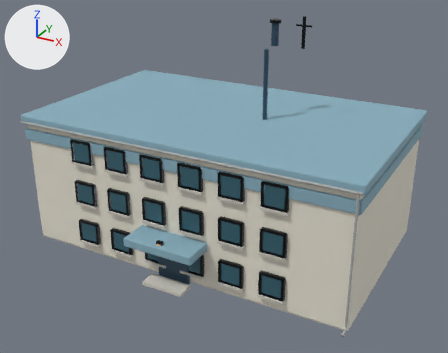
An edit to the glTF model assets/models/realistic/CIV_POLICE_3x2_002.glb, drawn before and after from the same camera.
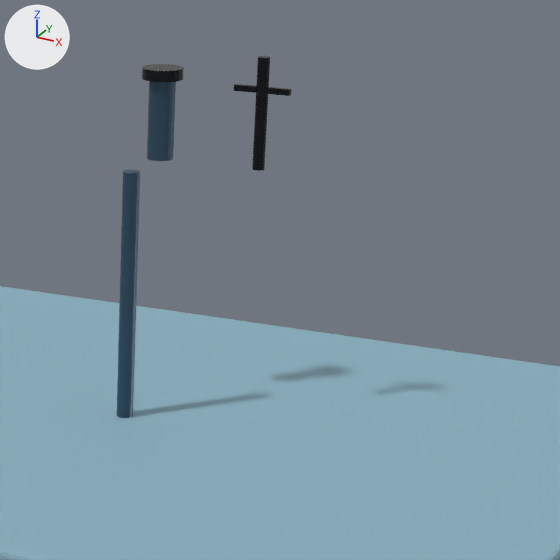
There are two pictures of each version: one whole from a 50 mm lens placed at (4.36, -8.01, 5.04), pointed at (0.17, -0.39, 1.23), one close up on the part from 51% to 87% of the width and 0% to 45% of the height. Every picture has the same lights, and +X, +Y and +Z are marked at upper left. The first two pictures are the older version. Objects named as collision shapes, trigger or cutter boxes, shadow casters or lower levels of detail are left out. Where no turn or scale is listed for an object, it has been applied to the vertices. Vertices at exactly the same position are counted once.

The first close-up shows 'CIV_POLICE_3x2_002_Visual'.
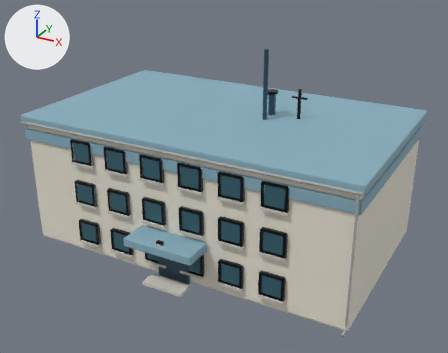
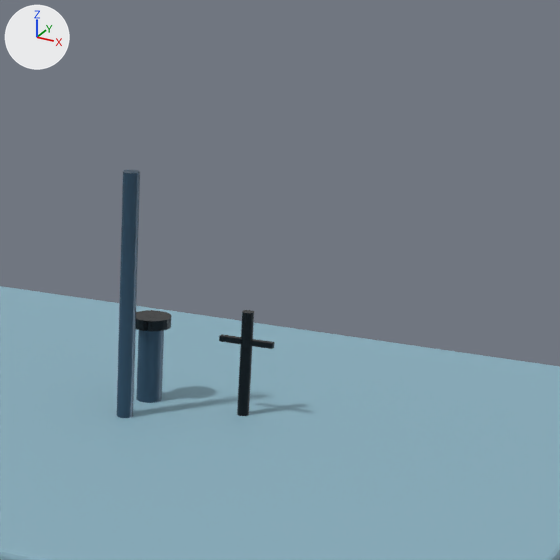
Where the newer file only moved an object's origin or applied its transform, the numbers keep the older frame.

Where the change shows, as pixel boxes (x1, y1, x2, y2) in the close-ups (560 x 560 px; the box of a moved part takes in the faces that stretch with it):
'CIV_POLICE_3x2_002_Visual', reshaped: before (0, 56, 560, 560); after (0, 170, 560, 560)
part 1 of me_cube, moved or reshaped: before (147, 81, 176, 161); after (136, 330, 164, 403)
part 2 of me_cube, moved or reshaped: before (142, 64, 184, 82); after (136, 310, 172, 331)
part 3 of me_cube, moved or reshaped: before (252, 56, 270, 171); after (237, 310, 254, 416)
part 4 of me_cube, moved or reshaped: before (234, 84, 291, 96); after (219, 335, 274, 349)

What the commit changed:
me_cube is used by ob_civ_police_3x2_002_visual; location (0.0, 0.0, 0.99).
me_cube had 4264 vertices, 7600 faces and spanned x -2.68..2.68, y -2.01..1.62, z -0.99..2.61.
me_cube now has 4264 vertices, 7600 faces and spans x -2.68..2.68, y -2.01..1.62, z -0.99..2.16.
me_cube part 1: the loose piece of 48 vertices spanning x 0.59..0.7, y 0.24..0.35, z 2.16..2.5 is moved by (0.0, -0.03, -1.04).
me_cube part 2: the loose piece of 48 vertices spanning x 0.56..0.73, y 0.21..0.38, z 2.49..2.53 is moved by (0.0, -0.03, -1.04).
me_cube part 3: the loose piece of 48 vertices spanning x 1.06..1.11, y 0.27..0.32, z 2.16..2.61 is moved by (0.0, -0.03, -1.04).
me_cube part 4: the loose piece of 56 vertices spanning x 0.96..1.2, y 0.28..0.3, z 2.47..2.49 is moved by (0.0, -0.03, -1.04).
